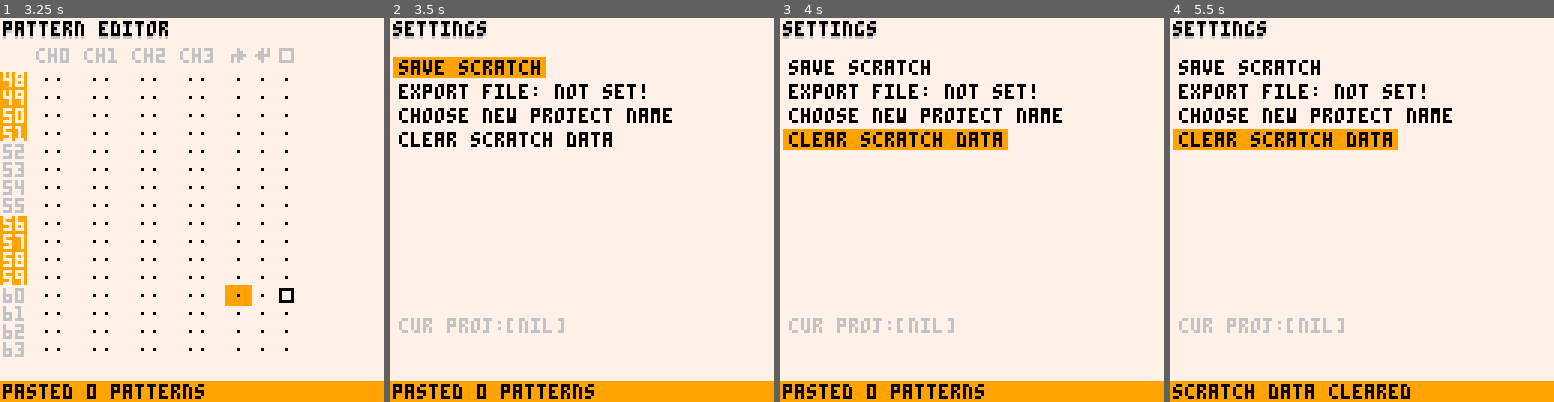
Above: before the commit, frames 1-4 (left to right).
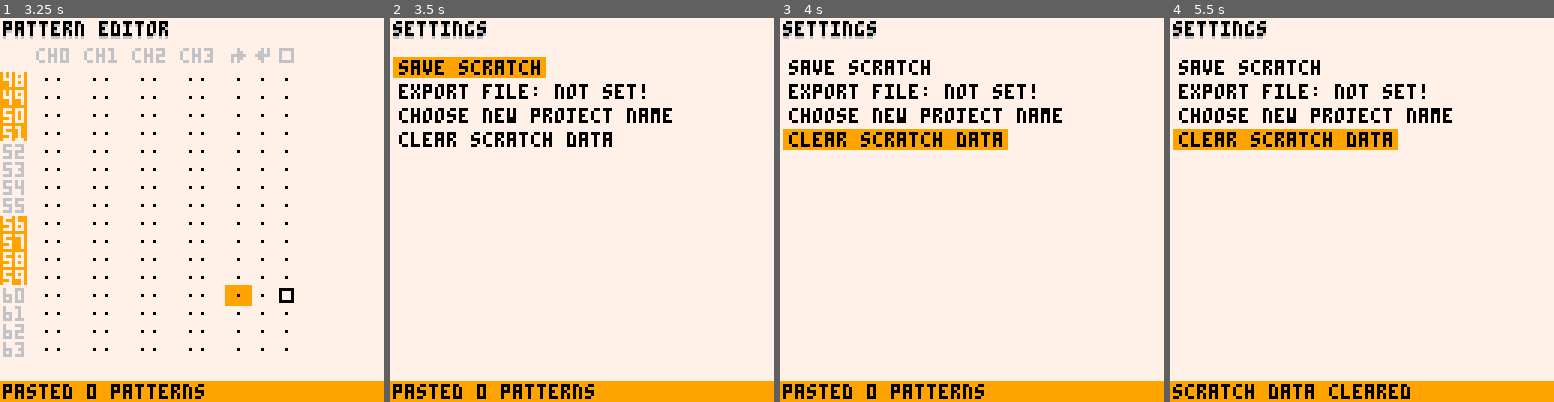
Above: after the commit, the same moments.

Repository: romainchapou/pico-sound-dj
Game: PICO-8 cartridge psdj.p8
Same seed, same stepped clock (60 frames per second), same inputs: the game is played once before the commit and once after it.
Inputs:
- Up to frame 1 (3.25 s): tap X (X key) at 0.33, 1.07, 1.85, 2.97 s; tap O (Z key) at 0.7, 1.7, 2.1, 2.5, 2.9 s; hold Right 1.6-2.1 s; hold Up 2.15-2.42 s; hold Right 2.47-3.03 s; hold Left from 3.08 s (still down)
- Up to frame 2 (3.5 s): keep holding Left; tap O (Z key) at 3.3 s
- Up to frame 3 (4 s): release Left at 3.58 s; hold Down 3.63-3.97 s; tap O (Z key) at 3.7 s
- Up to frame 4 (5.5 s): hold Right 4.02-4.68 s; tap X (X key) at 4.08, 5.2 s; tap O (Z key) every 0.4 s from 4.1 to 5.3 s; hold Up 4.73-5.03 s; hold Left from 5.08 s (still down)

Frame 1 is identical in both runs. In frame 2, 0.7% of the frame differs, in the area x 2-46%, y 78-83%; in frame 3, 0.7%; in frame 4, 0.7%.

Commit message:
Improve file chooser

Diff:
--- a/file_chooser.lua
+++ b/file_chooser.lua
@@ -2,7 +2,7 @@
   init = function(_ENV, on_confirm)
     active = true
 
-    NB_SHOWN_FILES = 19
+    NB_SHOWN_FILES = 16
 
     confirm_func = on_confirm
 
@@ -15,6 +15,7 @@
     cur_line = 1
 
     saved_pos = {}
+    saved_first_vis = {}
   end,
 
   update = function(_ENV)
@@ -52,14 +53,13 @@
 
       if selection[#selection] == "/" then
         saved_pos[cur_dir] = cur_line
+        saved_first_vis[cur_dir] = first_visible_line
 
         -- this is a directory, entering it
         cur_dir = cur_dir .. selection
         update_dir_files(_ENV)
 
-        if saved_pos[cur_dir] then
-          cur_line = saved_pos[cur_dir]
-        end
+        restore_pos(_ENV)
       else
         -- this is a file, return it
         confirm_func(cur_dir .. selection)
@@ -70,6 +70,7 @@
 
   move_back = function(_ENV)
     saved_pos[cur_dir] = cur_line
+    saved_first_vis[cur_dir] = first_visible_line
 
     local path = split(cur_dir, "/")
     cur_dir = ""
@@ -82,9 +83,7 @@
 
     update_dir_files(_ENV)
 
-    if saved_pos[cur_dir] then
-      cur_line = saved_pos[cur_dir]
-    end
+    restore_pos(_ENV)
   end,
 
   update_dir_files = function(_ENV)
@@ -99,28 +98,41 @@
       local exts = split(path[#path], ".")
       local last_ext = exts[#exts]
 
-      if path[#path] == "" or last_ext == "p8" or (last_ext == "png" and exts[#exts-1] == "p8") then
+      if path[#path] == "" or last_ext == "p8" or last_ext == "png" and exts[#exts-1] == "p8" then
         add(dir_files, f)
       end
+    end
+  end,
+
+  restore_pos = function(_ENV)
+    if saved_pos[cur_dir] then
+      cur_line = saved_pos[cur_dir]
+      first_visible_line = saved_first_vis[cur_dir]
+    else
+      cur_line = 1
+      first_visible_line = 0
     end
   end,
 
   draw = function(_ENV)
     if not active then return end
 
-    cls(7)
+    draw_win_bg(5, 8, 122, 122)
 
-    rectfill(9, -1+6*(cur_line-first_visible_line),
-             100, 5+6*(cur_line-first_visible_line), 9)
+    print("choose an export file", 10, 10, 6)
+
+    print(cur_dir, 10, 17, 9)
+
+    -- cursor
+    rectfill(9, 18+6*(cur_line-first_visible_line),
+             118, 24+6*(cur_line-first_visible_line), 9)
 
     for i=1,NB_SHOWN_FILES do
       local f = dir_files[first_visible_line+i]
 
       if f then
-        print(dir_files[first_visible_line+i], 10, i*6, 0)
+        print(f, 10, i*6+19, 0)
       end
     end
-
-    print(cur_dir, 0, 120, 8)
   end
 }
--- a/proj_create_win.lua
+++ b/proj_create_win.lua
@@ -90,8 +90,7 @@
 
     local start_x, start_y = 29, 36
 
-    rectfill(start_x-7, start_y-5, start_x+73, start_y + 57, 7)
-    rect(start_x-6, start_y-4, start_x+72, start_y + 56, 6)
+    draw_win_bg(start_x-6, start_y-4, start_x+72, start_y + 56)
 
     print("new project name:", start_x, start_y, 6)
 
--- a/settings_pane.lua
+++ b/settings_pane.lua
@@ -101,7 +101,5 @@
         return s
       end
     end
-
-    print("cur proj:" .. str_san(export_file), start_x, 100, 6)
   end,
 }
--- a/utils.lua
+++ b/utils.lua
@@ -21,6 +21,11 @@
   print(txt, x, y, 0)
 end
 
+function draw_win_bg(x1, y1, x2, y2)
+  rectfill(x1-1, y1-1, x2+1, y2+1, 7)
+  rect(x1, y1, x2, y2, 6)
+end
+
 -- TODO to save some tokens
 -- * minmax
 -- * nudge btn
